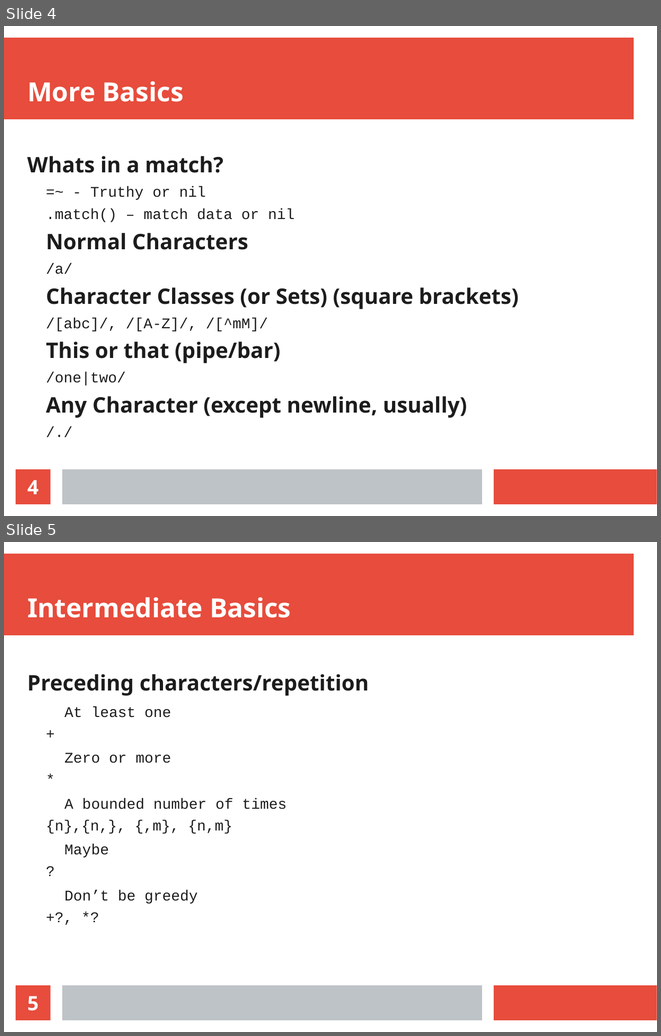
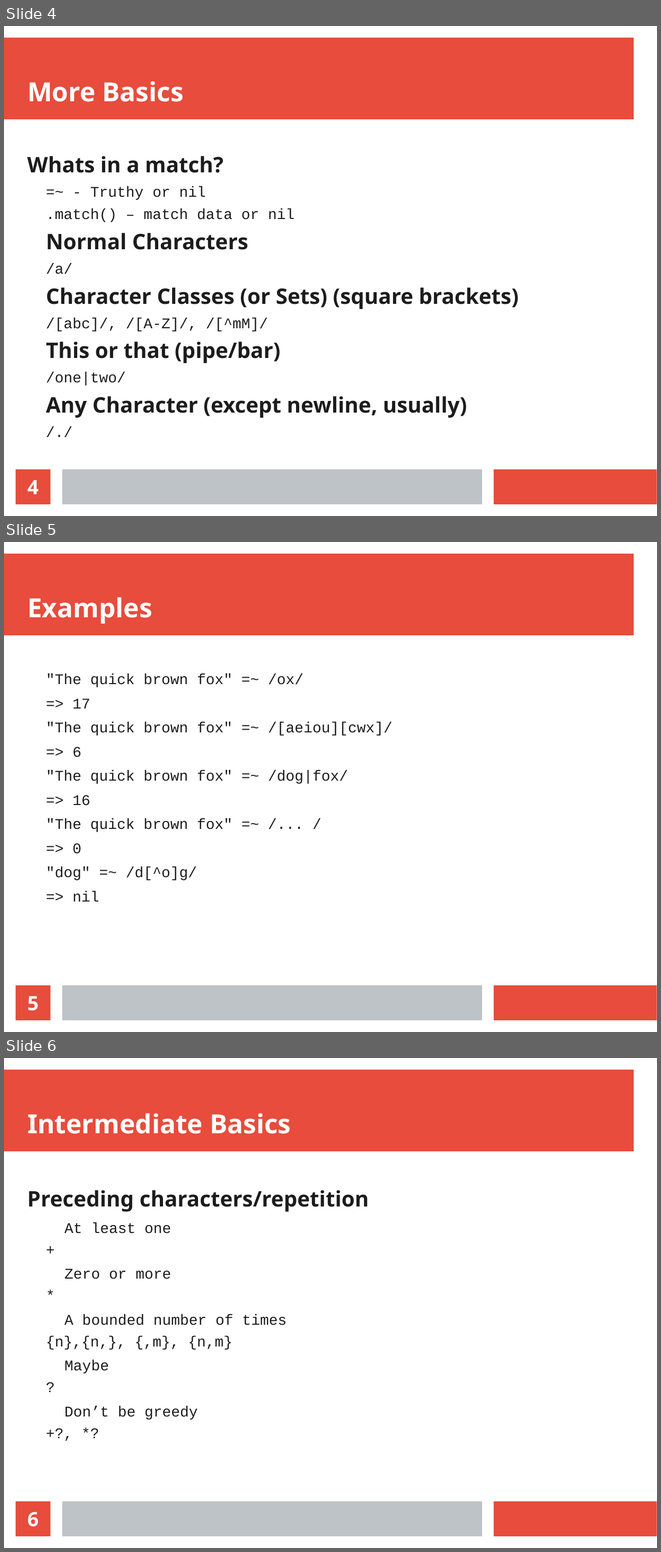
Before and after one commit to callahat/slides, a slide deck: 2024/crb/regexp.ppt. Shown one above the other, each under a label of ours: slides 4 and 5 before the commit, slides 4, 5 and 6 after it. The pictures are 661x1036 and 661x1552 pixels, drawn with LibreOffice and Linux fonts; fonts in the diff are those of the drawing. Boxes give left, top, right and bottom in pixels: in the first picture for what was removed or moved away, otherwise in the second. Text is boxed around its words. In the diff, an @@ line names an element or a change of style, - is before the commit and + after.

```diff
--- a/2024/crb/regexp.ppt
+++ b/2024/crb/regexp.ppt
@@ slide 5 added at bbox=[4, 542, 657, 1032], background #FFFFFF; not listed: 3 template elements that a slide beside it also shows @@
@@ title added at bbox=[27, 597, 152, 624], 32 pt, text #FFFFFF, bold @@
+Examples
@@ text added at bbox=[46, 674, 392, 901], 18 pt, text #1C1C1C @@
+  "The quick brown fox" =~ /ox/
+  => 17
+  "The quick brown fox" =~ /[aeiou][cwx]/
+  => 6
+  "The quick brown fox" =~ /dog|fox/
+  => 16
+  "The quick brown fox" =~ /... /
+  => 0
+  "dog" =~ /d[^o]g/
+  => nil
@@ page number added at bbox=[16, 985, 51, 1020], fill #E74C3C, 24 pt, text #FFFFFF, bold @@
+5
@@ what was slide 5 is now slide 6 @@
@@ page number at bbox=[27, 1512, 38, 1527]: text changed @@
-5
+6
```
Also in this commit, not shown: 2 slides changed, 4 other slides added, 1 slide removed, 1 other file.
